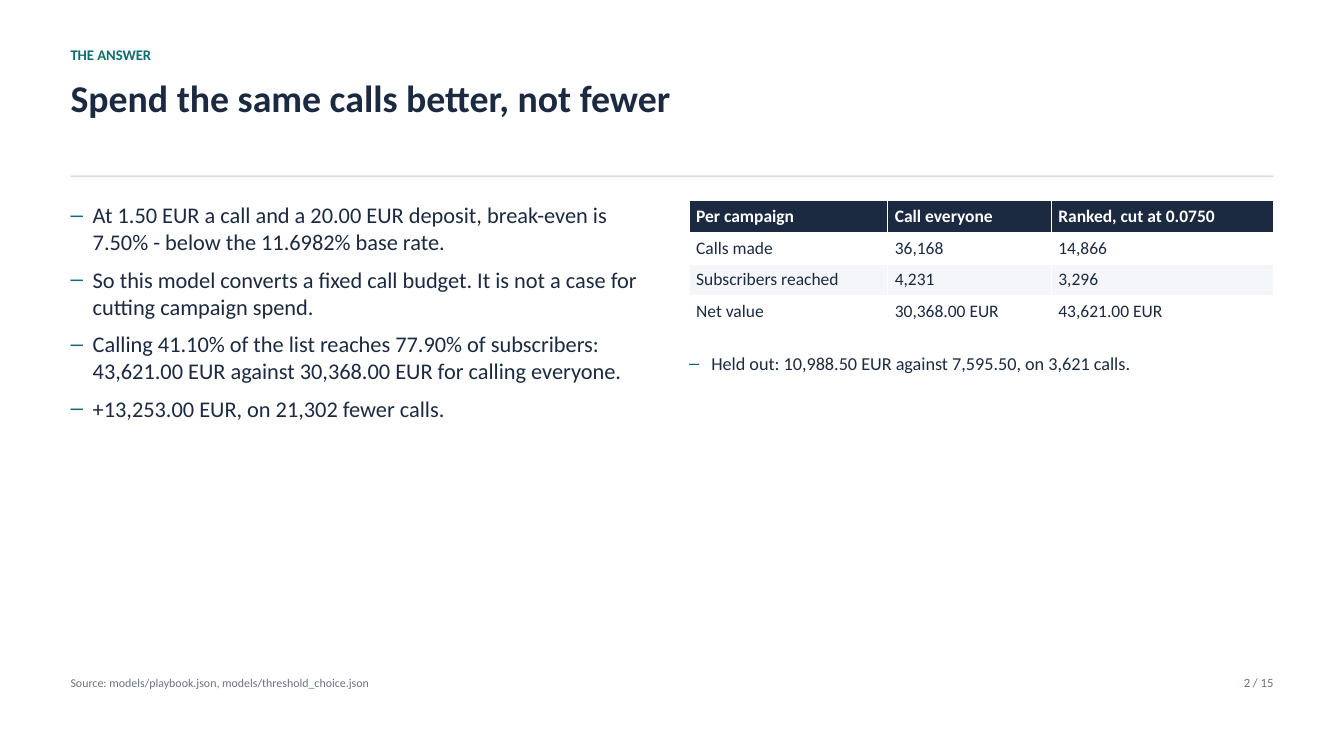
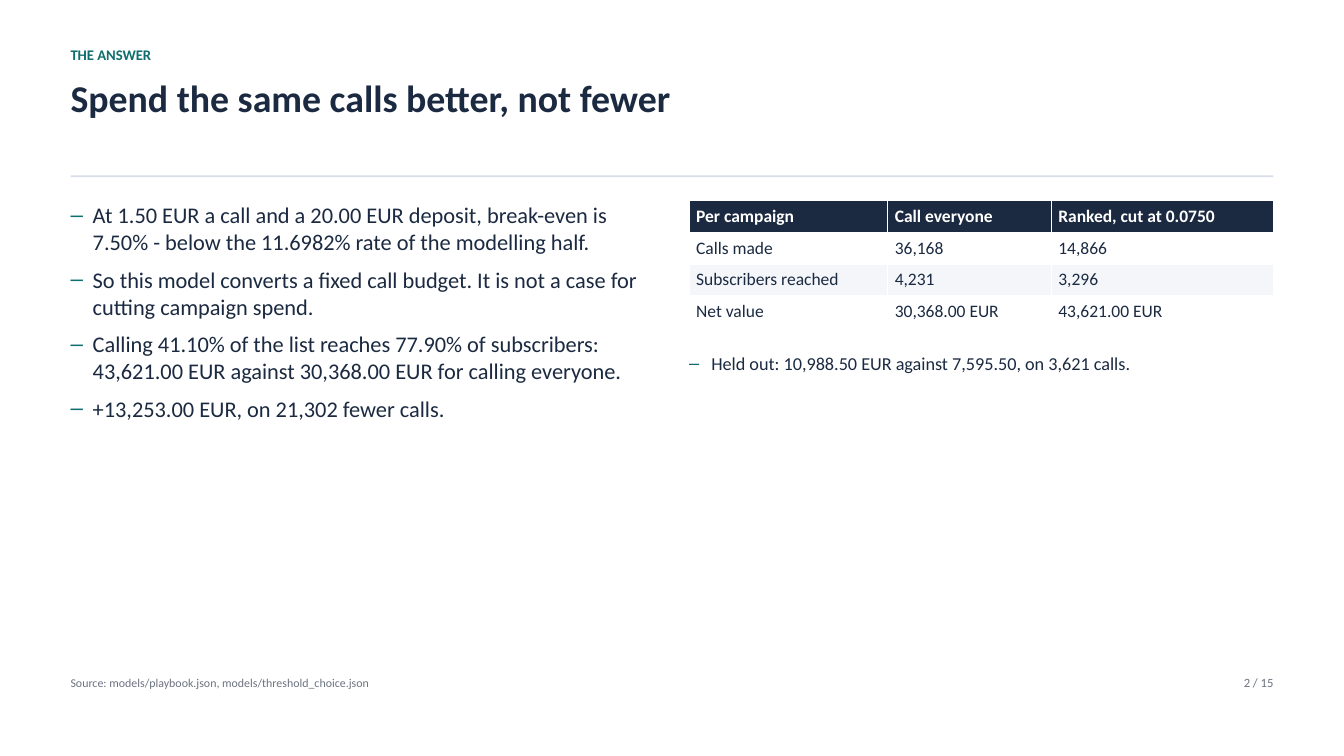
Before and after one commit to mayurkusmade/depositiq-term-deposit-prediction, a slide deck: slide 2 of docs/presentation.pptx. Drawn at 1344x756 pixels with LibreOffice and Linux fonts; fonts in the diff are those of the drawing. Boxes give left, top, right and bottom in pixels: in the first picture for what was removed or moved away, otherwise in the second. Text is boxed around its words. In the diff, an @@ line names an element or a change of style, - is before the commit and + after.

```diff
--- a/docs/presentation.pptx
+++ b/docs/presentation.pptx
@@ text at [93, 207, 607, 254]: text changed @@
-– At 1.50 EUR a call and a 20.00 EUR deposit, break-even is 7.50% - below the 11.6982% base rate.
+– At 1.50 EUR a call and a 20.00 EUR deposit, break-even is 7.50% - below the 11.6982% rate of the modelling half.
```
Also in this commit, not shown: 1 other slide changed, 9 other files.
